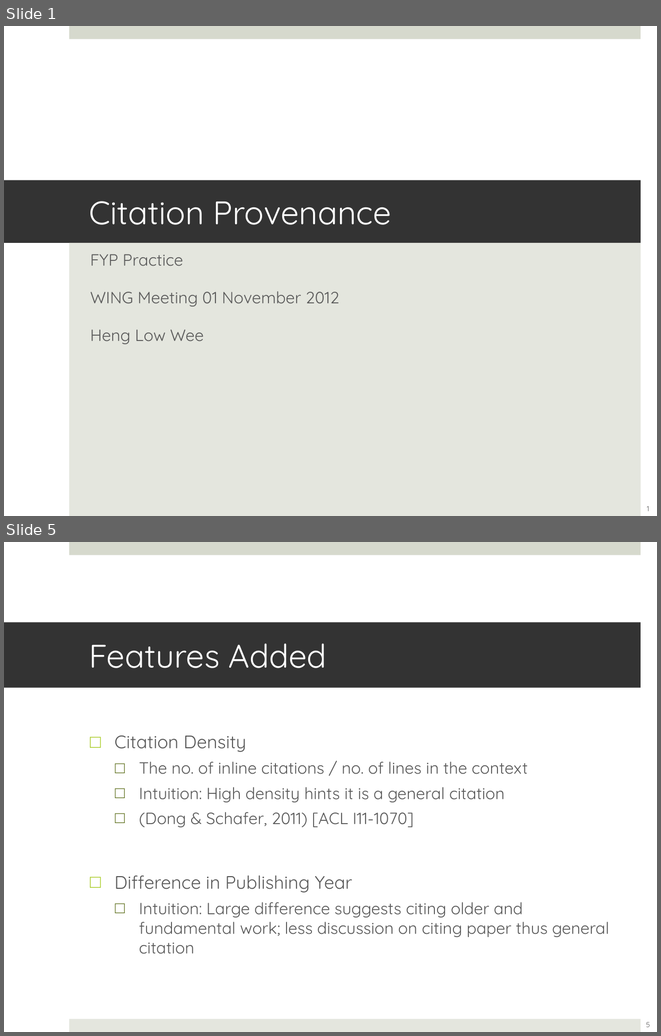
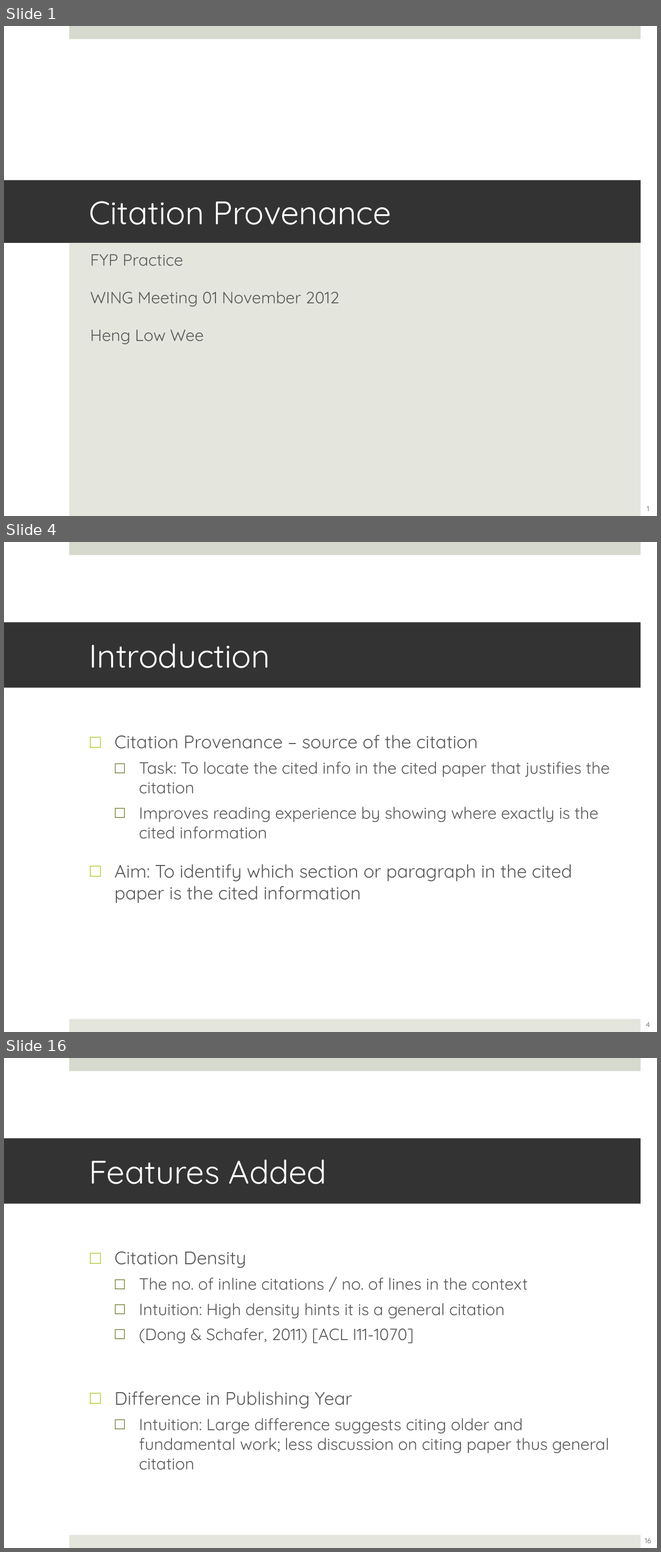
Before and after one commit to lwheng/fyp, a slide deck: presentation/fypupdate-2012-11-01.ppt. Shown one above the other, each under a label of ours: slides 1 and 5 before the commit, slides 1, 4 and 16 after it; the slides between them are not shown. The pictures are 661x1036 and 661x1552 pixels, drawn with LibreOffice and Linux fonts; fonts in the diff are those of the drawing. Boxes give left, top, right and bottom in pixels: in the first picture for what was removed or moved away, otherwise in the second. Text is boxed around its words. In the diff, an @@ line names an element or a change of style, - is before the commit and + after.

```diff
--- a/presentation/fypupdate-2012-11-01.ppt
+++ b/presentation/fypupdate-2012-11-01.ppt
@@ slide 4 added at [4, 542, 657, 1032], background #FFFFFF; not listed: 2 template elements that a slide beside it also shows @@
@@ title added at [4, 623, 641, 688], fill #333333, 36 pt, text #FFFFFF @@
+Introduction
@@ text added at [114, 734, 610, 903], 18 pt, text #595959 @@
+□ Citation Provenance – source of the citation
+  □ Task: To locate the cited info in the cited paper that justifies the citation
+  □ Improves reading experience by showing where exactly is the cited information
+□ Aim: To identify which section or paragraph in the cited paper is the cited information
@@ page number added at [646, 1022, 650, 1027], 8 pt, text #595959 @@
+4
@@ what was slide 5 is now slide 16 @@
@@ page number at [645, 1538, 651, 1543]: text changed @@
-5
+16
```
Also in this commit, not shown: 13 other slides added, 3 slides removed, 18 other files.
